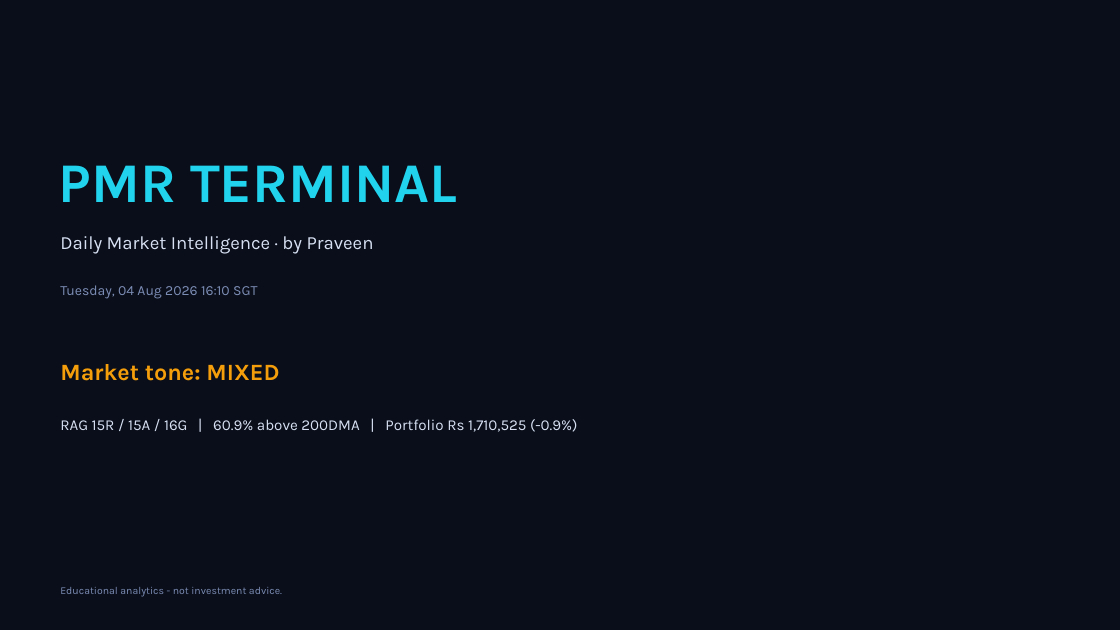
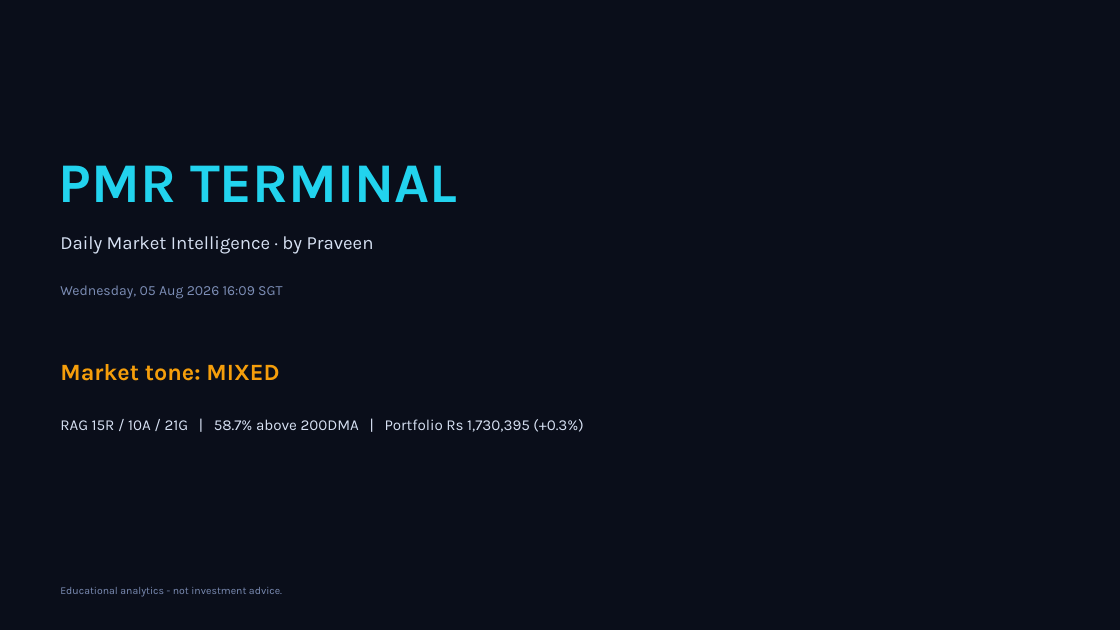
Before and after one commit to Pravkum23/pmr-terminal, a slide deck: slide 1 of docs/pmr_daily.pptx. Drawn at 1120x630 pixels with LibreOffice and Linux fonts; fonts in the diff are those of the drawing. Boxes give left, top, right and bottom in pixels: in the first picture for what was removed or moved away, otherwise in the second. Text is boxed around its words. In the diff, an @@ line names an element or a change of style, - is before the commit and + after.

```diff
--- a/docs/pmr_daily.pptx
+++ b/docs/pmr_daily.pptx
@@ text at (x1=60, y1=285, x2=282, y2=299): text changed @@
-Tuesday, 04 Aug 2026 16:10 SGT
+Wednesday, 05 Aug 2026 16:09 SGT
@@ text at (x1=60, y1=419, x2=583, y2=432): text changed @@
-RAG 15R / 15A / 16G | 60.9% above 200DMA | Portfolio Rs 1,710,525 (-0.9%)
+RAG 15R / 10A / 21G | 58.7% above 200DMA | Portfolio Rs 1,730,395 (+0.3%)
```
Also in this commit, not shown: 3 other slides changed, 3 other files.
